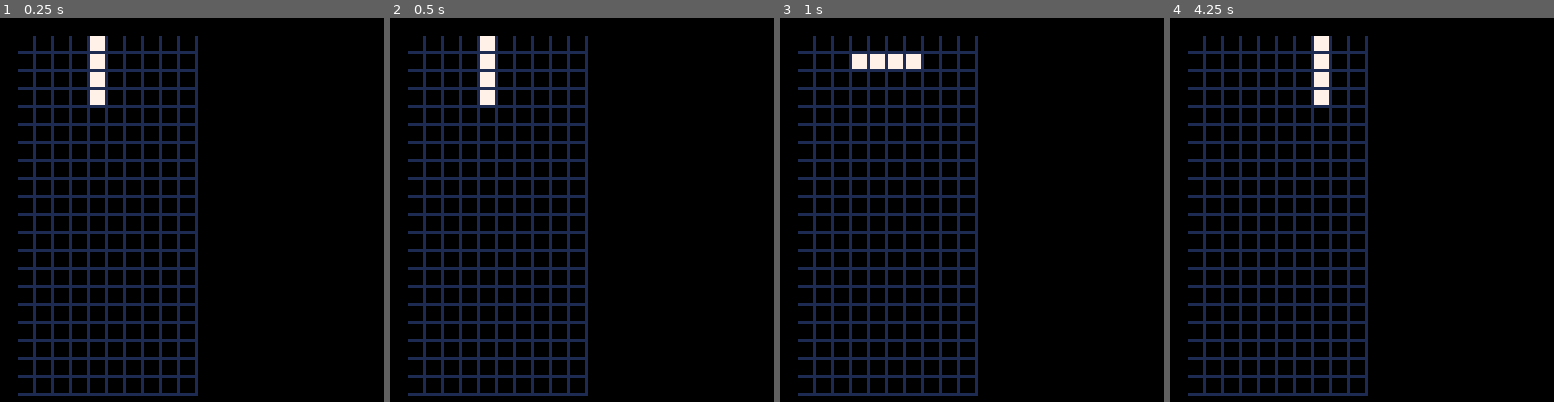
Above: before the commit, frames 1-4 (left to right).
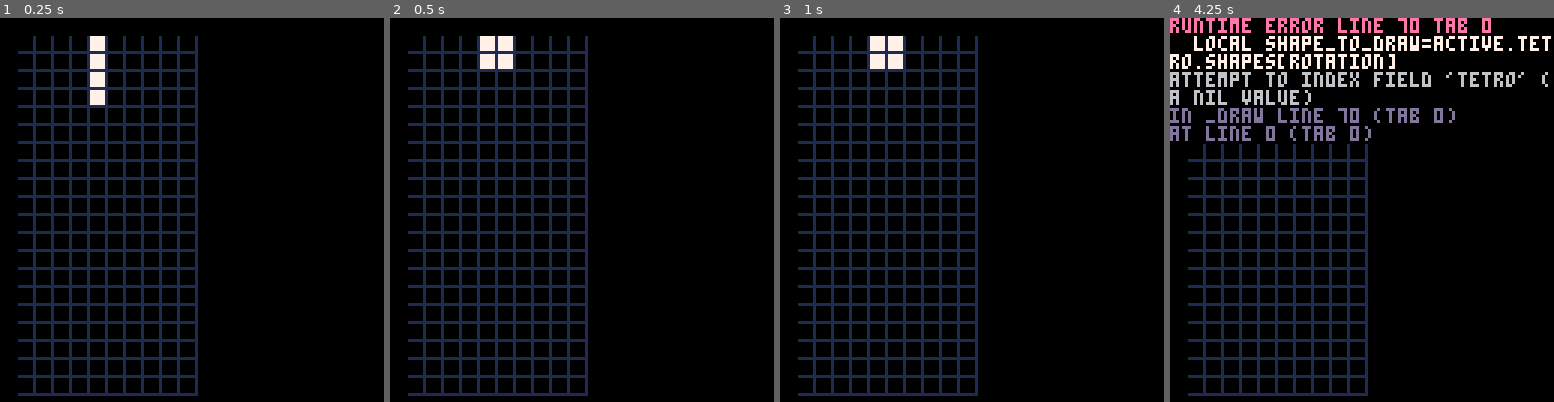
Above: after the commit, the same moments.

Repository: charlietran/recurse-game-jam
Game: PICO-8 cartridge tetris.p8
Two runs of this game, one before a commit and one after it. Both use one fixed random seed, a clock stepped at 60 frames per second and the inputs below.
Inputs:
- Up to frame 1 (0.25 s): no input
- Up to frame 2 (0.5 s): tap X (X key) at 0.33 s
- Up to frame 3 (1 s): tap O (Z key) at 0.7 s
- Up to frame 4 (4.25 s): tap X (X key) at 1.07, 1.85, 2.97, 4.08 s; hold Right 1.6-2.1 s; tap O (Z key) every 0.4 s from 1.7 to 4.1 s; hold Right 2.47-3.03 s; hold Left 3.08-3.58 s; hold Right from 4.02 s (still down)

Frame 1 is identical in both runs. In frame 2, 0.6% of the frame differs, in the area x 23-33%, y 4-23%; in frame 3, 0.6%; in frame 4, 12%, in the area x 0-100%, y 0-33%.
Error after the commit: runtime error line 70 tab 0; local shape_to_draw=active.tetro.shapes[rotation]; attempt to index field 'tetro' (a nil value)

Commit message:
Add all tetro definitions

Diff:
--- a/tetris.p8
+++ b/tetris.p8
@@ -18,29 +18,9 @@
     end
   end
 
-
-  tetros={}
-  tetros[1]={
-    name="line",
-    index=1,
-    shapes={
-      {
-        {0,1,0,0},
-        {0,1,0,0},
-        {0,1,0,0},
-        {0,1,0,0}
-      },
-      {
-        {0,0,0,0},
-        {1,1,1,1},
-        {0,0,0,0},
-        {0,0,0,0}
-      }
-    }
-  }
-
   active={
     tetro=tetros[1],
+    index=1,
     x=4,
     y=1,
     rotation=1
@@ -57,6 +37,13 @@
   if btnp(4) then
     rotate_tetro()
   end
+
+  -- TEMP shape switching code
+  if btnp(5) then
+    active.index+=1
+    active.tetro=tetros[active.index]
+  end
+
 end
 
 function add_block()
@@ -94,6 +81,106 @@
 
 end
 
+-- TETRO DEFINITIONS
+--------------------------------
+
+tetros={}
+
+tetros[1]={
+  name="stick",
+  shapes={
+    {
+      {0,1,0,0},
+      {0,1,0,0},
+      {0,1,0,0},
+      {0,1,0,0}
+    },
+    {
+      {0,0,0,0},
+      {1,1,1,1},
+      {0,0,0,0},
+      {0,0,0,0}
+    }
+  }
+}
+
+tetros[2]={
+  name="square",
+  shapes={
+    {
+      {0,1,1,0},
+      {0,1,1,0},
+      {0,0,0,0},
+      {0,0,0,0}
+    }
+  }
+}
+
+tetros[3]={
+  name="t",
+  shapes={
+    {
+      {0,1,0,0},
+      {1,1,1,0},
+      {0,0,0,0},
+      {0,0,0,0}
+    },
+    {
+      {0,1,0,0},
+      {0,1,1,0},
+      {0,1,0,0},
+      {0,0,0,0}
+    },
+    {
+      {0,0,0,0},
+      {1,1,1,0},
+      {0,1,0,0},
+      {0,0,0,0}
+    },
+    {
+      {0,1,0,0},
+      {1,1,0,0},
+      {0,1,0,0},
+      {0,0,0,0}
+    }
+  }
+}
+
+tetros[4]={
+  name="rightsnake",
+  shapes={
+    {
+      {0,1,1,0},
+      {1,1,0,0},
+      {0,0,0,0},
+      {0,0,0,0}
+    },
+    {
+      {1,0,0,0},
+      {1,1,0,0},
+      {0,1,0,0},
+      {0,0,0,0}
+    }
+  }
+}
+
+tetros[5]={
+  name="leftsnake",
+  shapes={
+    {
+      {1,1,0,0},
+      {0,1,1,0},
+      {0,0,0,0},
+      {0,0,0,0}
+    },
+    {
+      {0,1,0,0},
+      {1,1,0,0},
+      {1,0,0,0},
+      {0,0,0,0}
+    }
+  }
+}
 __gfx__
 00000000777771000001000000000000000000000000000000000000000000000000000000000000000000000000000000000000000000000000000000000000
 00000000777771000001000000000000000000000000000000000000000000000000000000000000000000000000000000000000000000000000000000000000
